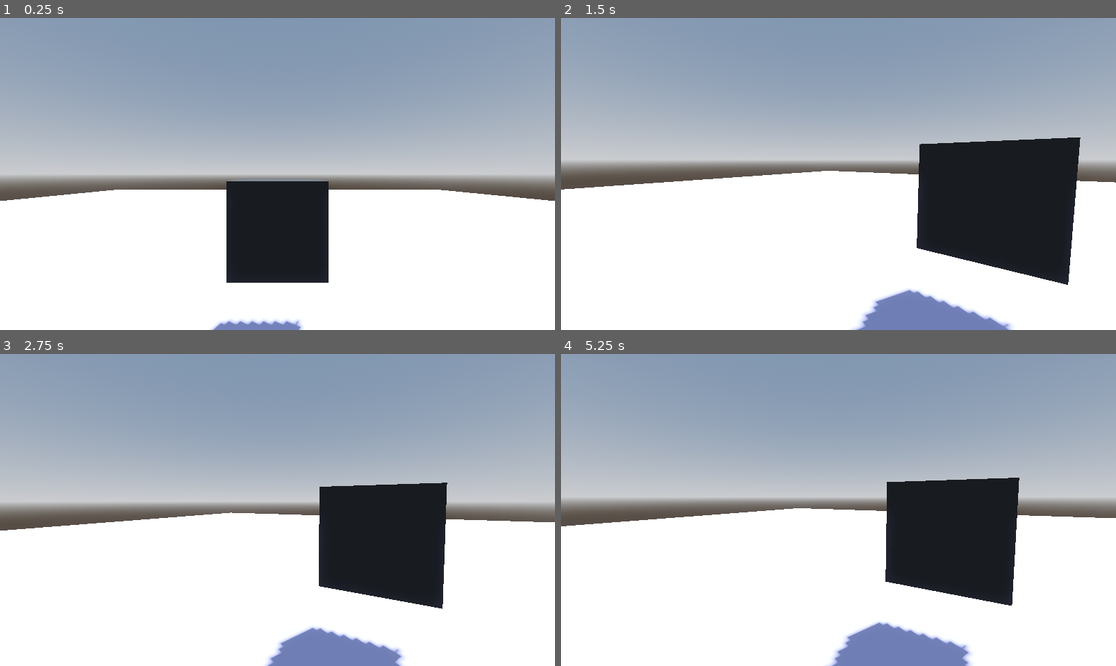
Above: before the commit, frames 1-4 (two rows, left to right).
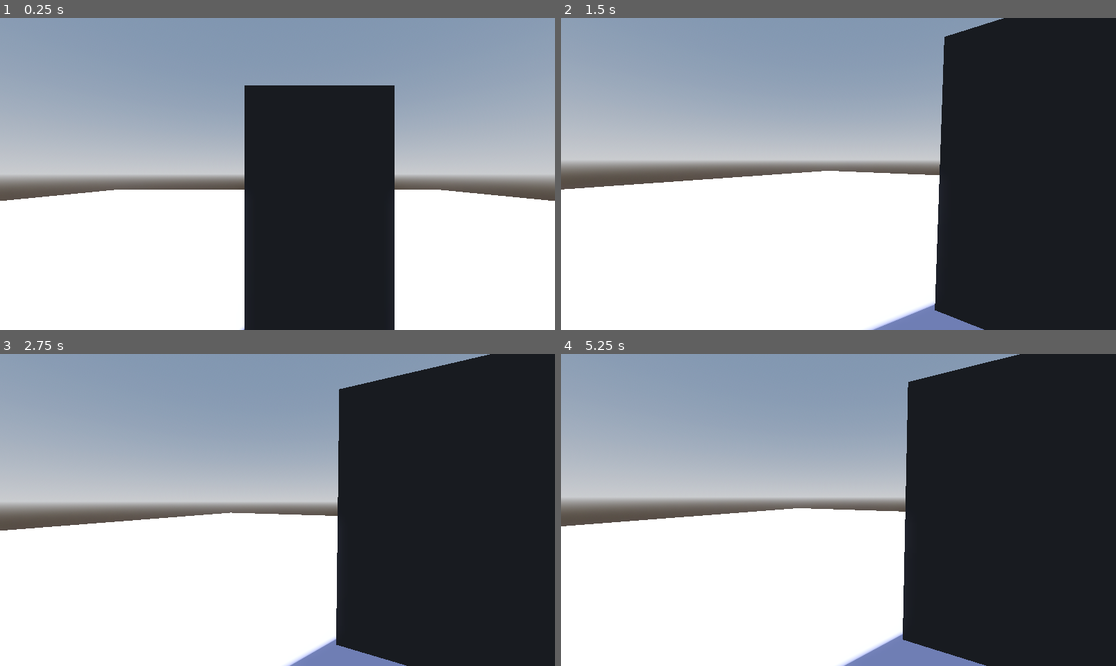
Above: after the commit, the same moments.

Repository: JoJonatasCoelho/Like-it
Game: Godot game, scene res://Scenes/test.tscn
Same seed, same stepped clock (60 frames per second), same inputs: the game is played once before the commit and once after it.
Inputs (mouse positions are in pixels of both pictures, inside the frame that each line leads up to):
- Up to frame 1 (0.25 s): no input
- Up to frame 2 (1.5 s): tap Enter (ui_accept) at 0.5, 0.77, 1.25 s; move the mouse to (960, 158) at 0.52 s; hold Right (ui_right) 0.53-1.28 s; hold E (interact) 0.53-1.28 s; click (960, 158) at 0.67 s; move the mouse to (810, 174) at 1.27 s; hold Up (ui_up) from 1.28 s (still down); tap F (freefly) at 1.35 s
- Up to frame 3 (2.75 s): keep holding Up (ui_up); tap Enter (ui_accept) at 1.52, 2 s; tap E (interact) at 1.55 s; move the mouse to (288, 503) at 2.02 s; hold E (interact) from 2.03 s (still down)
- Up to frame 4 (5.25 s): keep holding Up (ui_up); tap Enter (ui_accept) at 2.75, 3.02, 3.5, 3.77, 4.25, 4.52 s; move the mouse to (832, 516) at 2.77 s; release E (interact) at 2.78 s; tap E (interact) at 2.85, 4.35 s; click (832, 516) at 2.92 s; move the mouse to (877, 513) at 3.52 s; hold E (interact) 3.53-4.28 s; tap F (freefly) at 3.6 s; move the mouse to (794, 506) at 4.27 s; move the mouse to (844, 510) at 5.02 s; hold E (interact) from 5.03 s (still down); click (844, 510) at 5.17 s

The runs differ from the first frame. In frame 1, 17% of the frame differs, in the area x 37-72%, y 21-100%; in frame 2, 23%; in frame 3, 32%, in the area x 47-100%, y 0-100%; in frame 4, 31%.

Commit message:
feat: porta

Diff:
--- /dev/null
+++ b/Scenes/main.gd
@@ -0,0 +1,6 @@
+extends Node3D
+
+@onready var cut_scene: AnimationPlayer = $Cutscene
+
+func _ready() -> void:
+	cut_scene.play("intro")
--- a/Scenes/test.tscn
+++ b/Scenes/test.tscn
@@ -26,6 +26,42 @@
 [sub_resource type="StandardMaterial3D" id="StandardMaterial3D_qc4db"]
 albedo_color = Color(0.21950102, 0.21950102, 0.21950102, 1)
 
+[sub_resource type="Animation" id="Animation_8od7v"]
+resource_name = "abrir_porta"
+tracks/0/type = "value"
+tracks/0/imported = false
+tracks/0/enabled = true
+tracks/0/path = NodePath(".:rotation")
+tracks/0/interp = 1
+tracks/0/loop_wrap = true
+tracks/0/keys = {
+"times": PackedFloat32Array(0, 1),
+"transitions": PackedFloat32Array(1, 1),
+"update": 0,
+"values": [Vector3(0, 0, 0), Vector3(0, 1.5707964, 0)]
+}
+
+[sub_resource type="Animation" id="Animation_qc4db"]
+length = 0.001
+tracks/0/type = "value"
+tracks/0/imported = false
+tracks/0/enabled = true
+tracks/0/path = NodePath(".:rotation")
+tracks/0/interp = 1
+tracks/0/loop_wrap = true
+tracks/0/keys = {
+"times": PackedFloat32Array(0),
+"transitions": PackedFloat32Array(1),
+"update": 0,
+"values": [Vector3(0, 0, 0)]
+}
+
+[sub_resource type="AnimationLibrary" id="AnimationLibrary_ys1qc"]
+_data = {
+&"RESET": SubResource("Animation_qc4db"),
+&"abrir_porta": SubResource("Animation_8od7v")
+}
+
 [node name="Test" type="Node3D"]
 
 [node name="DirectionalLight3D" type="DirectionalLight3D" parent="."]
@@ -41,13 +77,20 @@
 mesh = SubResource("BoxMesh_o3qbn")
 material = SubResource("StandardMaterial3D_lc1oi")
 
-[node name="TestBlock" type="CSGMesh3D" parent="."]
-transform = Transform3D(1, 0, 0, 0, 1, 0, 0, 0, 1, 0, 1.845449, 0)
+[node name="Player" parent="." instance=ExtResource("1_lc1oi")]
+transform = Transform3D(1, 0, 0, 0, 1, 0, 0, 0, 1, 0, 1, 2.5)
+
+[node name="Node3D" type="Node3D" parent="."]
+
+[node name="TestBlock" type="CSGMesh3D" parent="Node3D"]
+transform = Transform3D(1.7772655, 0, 0, 0, 3.2375233, 0, 0, 0, 0.22745878, 0.5, 1.845, -0.03)
 use_collision = true
 collision_layer = 3
 mesh = SubResource("BoxMesh_8od7v")
 material = SubResource("StandardMaterial3D_qc4db")
 script = ExtResource("1_8od7v")
 
-[node name="Player" parent="." instance=ExtResource("1_lc1oi")]
-transform = Transform3D(1, 0, 0, 0, 1, 0, 0, 0, 1, 0, 1, 2.5)
+[node name="AnimationPlayer" type="AnimationPlayer" parent="Node3D"]
+libraries = {
+&"": SubResource("AnimationLibrary_ys1qc")
+}
--- a/Scripts/test_block.gd
+++ b/Scripts/test_block.gd
@@ -1,5 +1,7 @@
 extends Interactable
 
+@onready var animator = $"../AnimationPlayer"
+
 func interact(_caller):
-	print("Interagiu com o cubo.")
-	queue_free()
+	animator.play("abrir_porta")
+	#queue_free()
Binary file added: Assets/Test/PlayerModel.fbx
Not shown, added: Assets/Test/PlayerModel.fbx.import
Not shown, added: Scenes/main.gd.uid
Not shown: 1 places in Scenes/player.tscn that only renumber resources
Not shown: 1 places in Scenes/test.tscn that only renumber resources
Not shown, added: addons/anthonyec.camera_preview/GuiResizerTopLeft.svg
Not shown, added: addons/anthonyec.camera_preview/GuiResizerTopLeft.svg.import
Not shown, added: addons/anthonyec.camera_preview/GuiResizerTopRight.svg
Not shown, added: addons/anthonyec.camera_preview/GuiResizerTopRight.svg.import
Not shown, added: addons/anthonyec.camera_preview/Pin.svg
Not shown, added: addons/anthonyec.camera_preview/Pin.svg.import
Not shown, added: addons/anthonyec.camera_preview/plugin.cfg
(and 5 more such lines)
